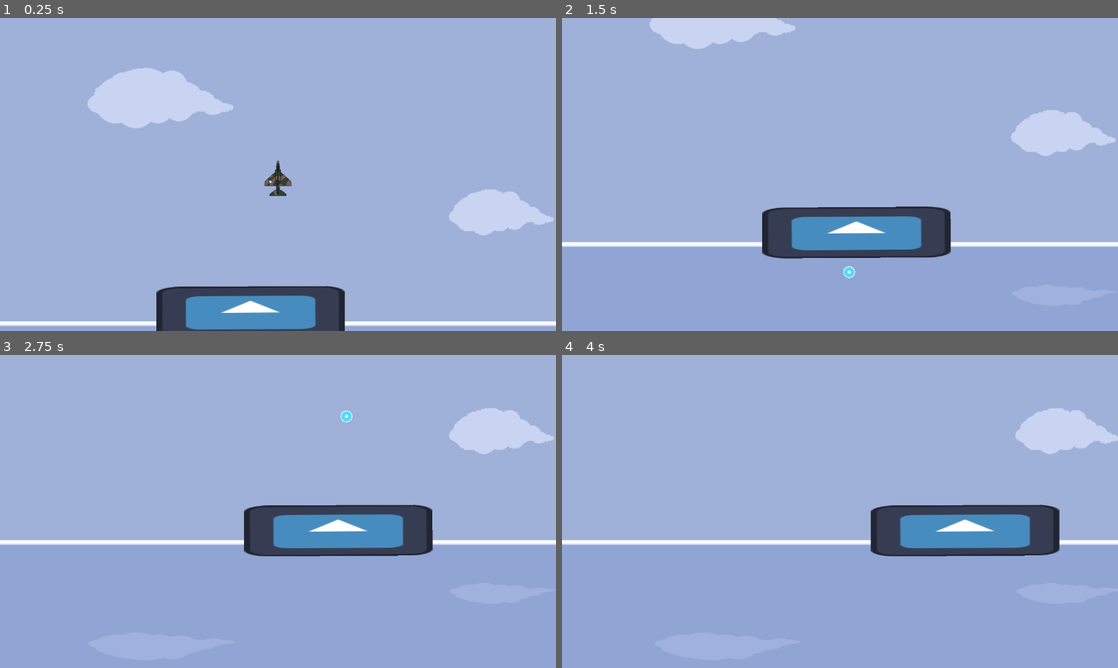
Above: before the commit, frames 1-4 (two rows, left to right).
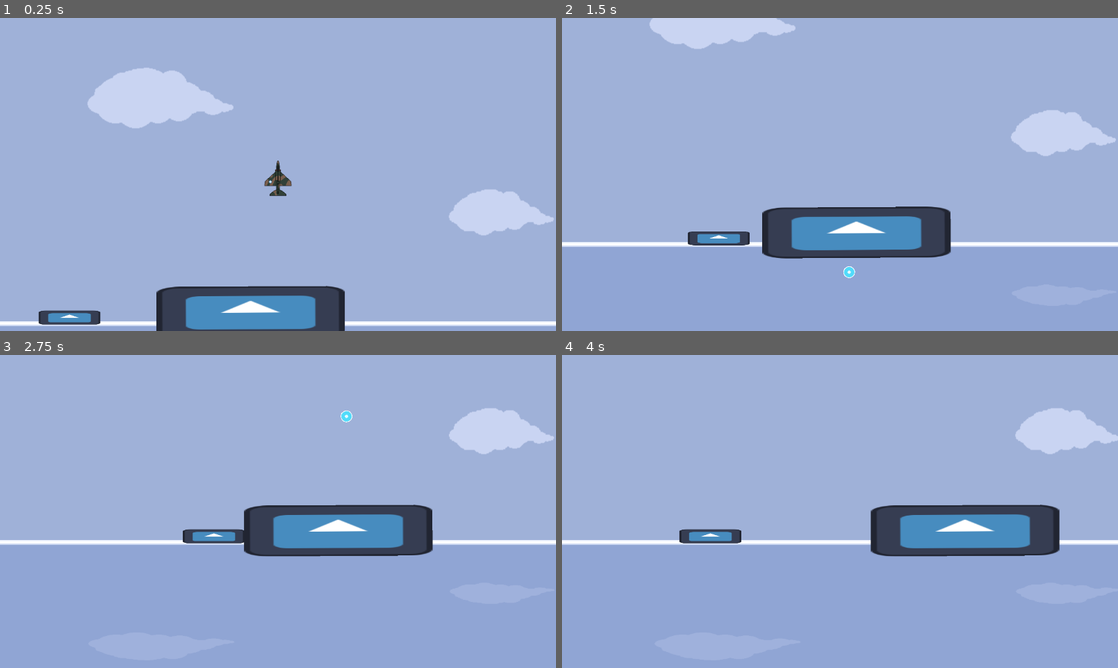
Above: after the commit, the same moments.

Repository: NicolasLaure/AceStrider
Game: Godot game, scene res://Scenes/nacho_test_scene.tscn
The game is run twice, just before and just after one commit, with the same random seed, the same clock (stepped at 60 frames per second) and the same inputs. The engine's default icon, where the game draws it, is replaced by a stand-in: a white triangle on a blue panel in a dark square.
Inputs:
- Up to frame 1 (0.25 s): no input
- Up to frame 2 (1.5 s): hold D 0.53-1.28 s; tap Space (Shoot) at 0.6, 1.35 s; hold A from 1.28 s (still down)
- Up to frame 3 (2.75 s): release A at 2.03 s; hold D from 2.03 s (still down); tap Space (Shoot) at 2.1 s
- Up to frame 4 (4 s): release D at 2.78 s; hold W (Thrust) 2.78-3.53 s; tap Space (Shoot) at 2.85, 3.6 s; hold A from 3.53 s (still down)

The runs differ from the first frame. In frame 1, 0.5% of the frame differs, in the area x 6-19%, y 93-98%; in frame 2, 0.5%; in frame 3, 0.5%; in frame 4, 0.5%.

Commit message:
Create small ship

Diff:
--- a/Scenes/nacho_test_scene.tscn
+++ b/Scenes/nacho_test_scene.tscn
@@ -7,42 +7,10 @@
 [ext_resource type="Texture2D" uid="uid://c2ixhvbdssd0y" path="res://Sprites/AcestriderSky.png" id="3_lj7cc"]
 [ext_resource type="Texture2D" uid="uid://cexrigwvmbwqj" path="res://Sprites/AcestriderSkyClouds.png" id="4_o4kv8"]
 [ext_resource type="Texture2D" uid="uid://cu52f7avasay" path="res://Sprites/AcestriderSkyLimit.png" id="5_xlkmw"]
-[ext_resource type="Texture2D" uid="uid://bjr0u8jj8p0k2" path="res://icon.svg" id="6_jn2fw"]
+[ext_resource type="PackedScene" uid="uid://c5hol6vrdyx6n" path="res://Scripts/big_ship.tscn" id="8_nia6i"]
+[ext_resource type="PackedScene" uid="uid://c2qgllmqd4v5" path="res://Scripts/small_ship.tscn" id="9_wl7ff"]
 
 [sub_resource type="CapsuleShape2D" id="CapsuleShape2D_gl8v1"]
-
-[sub_resource type="GDScript" id="GDScript_gibry"]
-script/source = "extends CharacterBody2D
-
-const SPEED = 50.0
-var dir:Vector2
-var isMovingRight:bool
-var timer:float
-var movingCooldown:float = 0
-
-func _physics_process(delta):
-	if (timer >= movingCooldown):
-		movingCooldown = randf_range(10, 40)
-		timer = 0
-		if (isMovingRight):
-			isMovingRight = false
-		else:
-			isMovingRight = true
-	else:
-		timer += delta
-
-	if (isMovingRight):
-		dir.x = 1
-	else:
-		dir.x = -1
-
-	translate(dir * SPEED * delta)
-	pass
-
-"
-
-[sub_resource type="RectangleShape2D" id="RectangleShape2D_svkj1"]
-size = Vector2(271.375, 72.5)
 
 [node name="LevelScene" type="Node2D"]
 position = Vector2(1, 0)
@@ -147,16 +115,6 @@
 centered = false
 region_rect = Rect2(0, 0, 12288, 758)
 
-[node name="Big Ship" type="CharacterBody2D" parent="."]
-script = SubResource("GDScript_gibry")
+[node name="Big Ship" parent="." instance=ExtResource("8_nia6i")]
 
-[node name="Sprite2D" type="Sprite2D" parent="Big Ship"]
-position = Vector2(1023.1, 737.417)
-rotation = -0.00558264
-scale = Vector2(2.11719, 0.570313)
-texture = ExtResource("6_jn2fw")
-
-[node name="CollisionShape2D" type="CollisionShape2D" parent="Big Ship"]
-position = Vector2(1023.1, 737.417)
-rotation = -0.00558264
-shape = SubResource("RectangleShape2D_svkj1")
+[node name="Small Ship" parent="." instance=ExtResource("9_wl7ff")]
--- /dev/null
+++ b/Scripts/big_ship.tscn
@@ -0,0 +1,50 @@
+[gd_scene load_steps=4 format=3 uid="uid://c5hol6vrdyx6n"]
+
+[ext_resource type="Texture2D" uid="uid://bjr0u8jj8p0k2" path="res://icon.svg" id="1_5cvhd"]
+
+[sub_resource type="GDScript" id="GDScript_gibry"]
+script/source = "extends CharacterBody2D
+
+const SPEED = 50.0
+var dir:Vector2
+var isMovingRight:bool
+var timer:float
+var movingCooldown:float = 0
+
+func _physics_process(delta):
+	if (timer >= movingCooldown):
+		movingCooldown = randf_range(10, 40)
+		timer = 0
+		if (isMovingRight):
+			isMovingRight = false
+		else:
+			isMovingRight = true
+	else:
+		timer += delta
+
+	if (isMovingRight):
+		dir.x = 1
+	else:
+		dir.x = -1
+
+	translate(dir * SPEED * delta)
+	pass
+
+"
+
+[sub_resource type="RectangleShape2D" id="RectangleShape2D_svkj1"]
+size = Vector2(271.375, 72.5)
+
+[node name="Big Ship" type="CharacterBody2D"]
+script = SubResource("GDScript_gibry")
+
+[node name="Sprite2D" type="Sprite2D" parent="."]
+position = Vector2(1023.1, 737.417)
+rotation = -0.00558264
+scale = Vector2(2.11719, 0.570313)
+texture = ExtResource("1_5cvhd")
+
+[node name="CollisionShape2D" type="CollisionShape2D" parent="."]
+position = Vector2(1023.1, 737.417)
+rotation = -0.00558264
+shape = SubResource("RectangleShape2D_svkj1")
--- /dev/null
+++ b/Scripts/small_ship.tscn
@@ -0,0 +1,46 @@
+[gd_scene load_steps=4 format=3 uid="uid://c2qgllmqd4v5"]
+
+[ext_resource type="Texture2D" uid="uid://bjr0u8jj8p0k2" path="res://icon.svg" id="1_rnhfy"]
+
+[sub_resource type="GDScript" id="GDScript_gkioo"]
+script/source = "extends CharacterBody2D
+
+const SPEED = 100.0
+var dir:Vector2
+var isMovingRight:bool
+var timer:float
+var movingCooldown:float = 0
+
+func _physics_process(delta):
+	if (timer >= movingCooldown):
+		movingCooldown = randf_range(2, 10)
+		timer = 0
+		if (isMovingRight):
+			isMovingRight = false
+		else:
+			isMovingRight = true
+	else:
+		timer += delta
+
+	if (isMovingRight):
+		dir.x = 1
+	else:
+		dir.x = -1
+
+	translate(dir * SPEED * delta)
+	pass
+"
+
+[sub_resource type="RectangleShape2D" id="RectangleShape2D_kiqne"]
+size = Vector2(89, 20)
+
+[node name="Small Ship" type="CharacterBody2D"]
+position = Vector2(750, 745.788)
+script = SubResource("GDScript_gkioo")
+
+[node name="Sprite2D" type="Sprite2D" parent="."]
+scale = Vector2(0.695312, 0.15625)
+texture = ExtResource("1_rnhfy")
+
+[node name="CollisionShape2D" type="CollisionShape2D" parent="."]
+shape = SubResource("RectangleShape2D_kiqne")
Not shown: 1 places in Scenes/nacho_test_scene.tscn that only renumber resources
